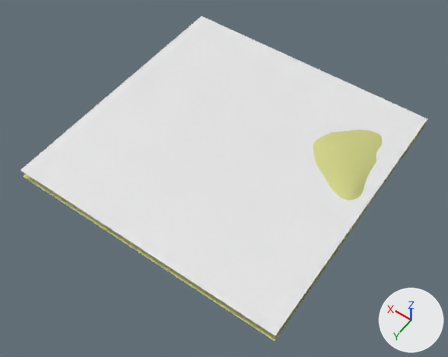
Before and after pictures for a commit that changed the Blender file ay/ay.blend.
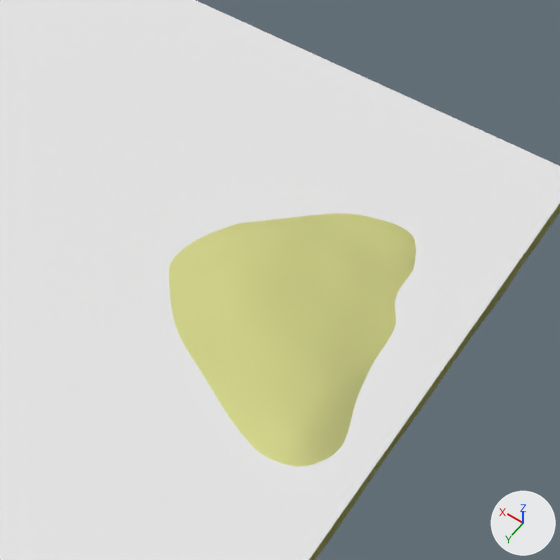
There are two pictures of each version: one whole from a camera (50 mm lens) standing at (-140.0, 360.0, 411.0) and looking at (56.0, 86.0, -20.0), one close up on the part from 59% to 94% of the width and 20% to 63% of the height. The axes (+X, +Y, +Z) are drawn at lower right. The lights are the same throughout.

In view in the first close-up: 'Plane', 'sand'.
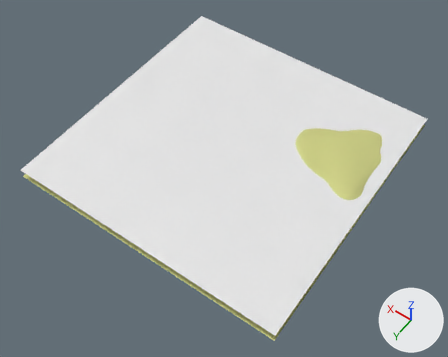
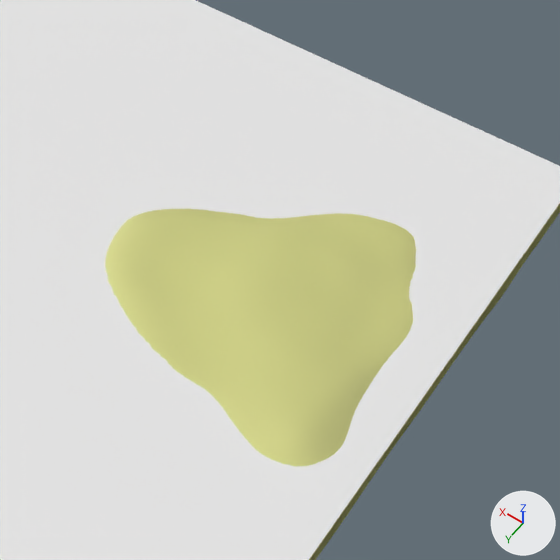
Location of each change, [x1, y1, x2, y2] in pixels of the close-ups (560 x 560 px; the box of a moved part takes in the faces that stretch with it):
'sand', reshaped
    before: [169, 204, 560, 560]
    after: [105, 204, 560, 560]
part 1 of me_plane, moved or reshaped
    before: [169, 222, 396, 382]
    after: [105, 209, 413, 388]

What the commit changed:
me_plane has 10404 vertices, 10201 faces and spans x -136.0..120.0, y -136.0..120.0, z -9.0..4.0.
me_plane is used by ob_sand; location (72.0, 72.0, 0.0).
me_plane part 1: 274 of 10404 vertices moved; they spanned x -126.0..-47.0, y -78.0..-18.0, z -8.0..2.0 and now span x -126.0..-46.0, y -79.0..-17.0, z -7.0..3.0; mean shift (1.0, 0.0, 2.0); largest move (-59.0, -58.0, -5.0) -> (-54.0, -60.0, 2.0).
